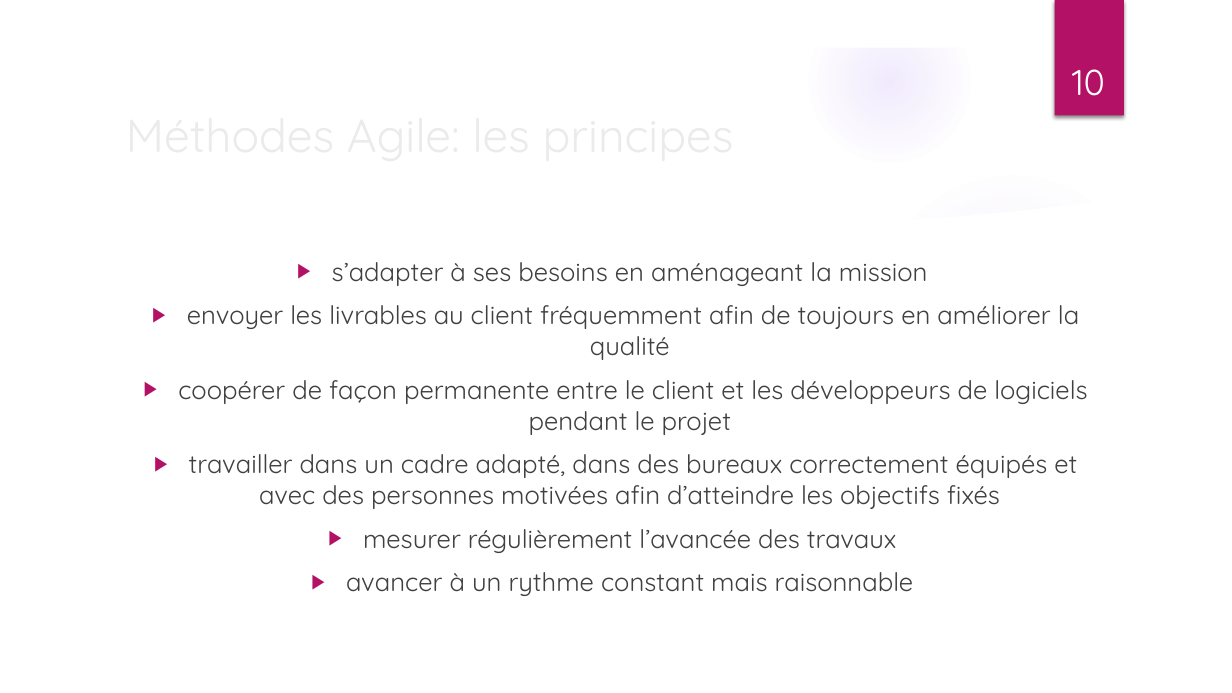
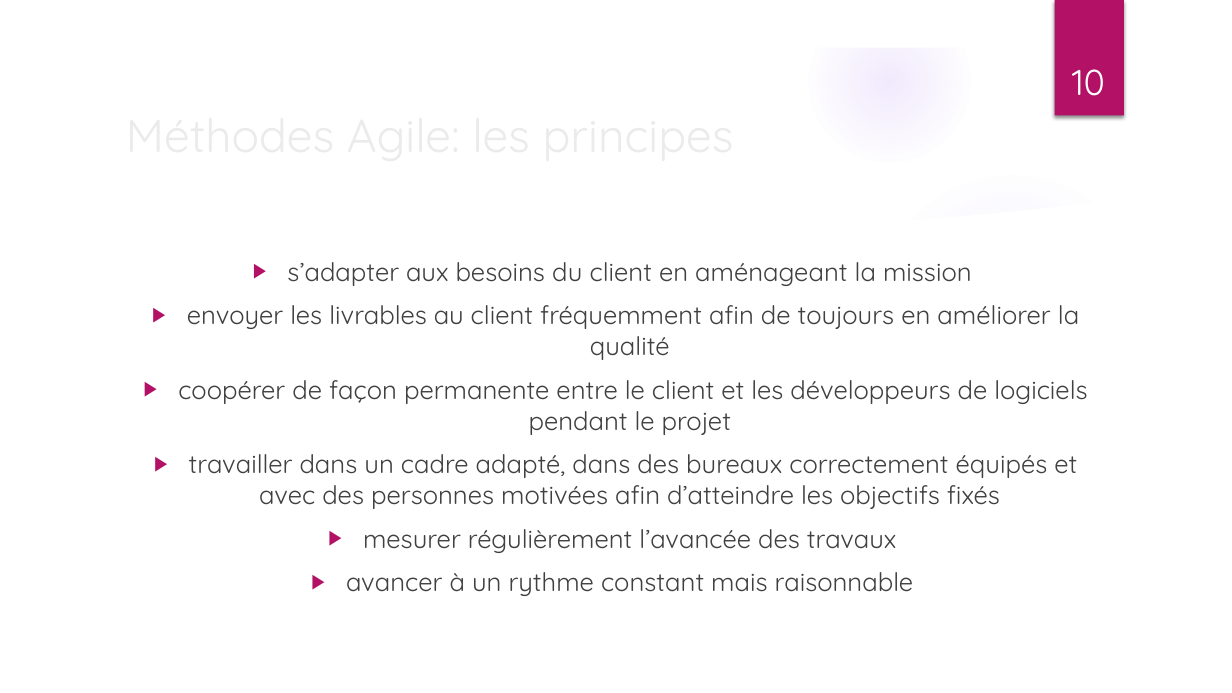
Before and after one commit to ThibaultDieudonne/Cadrage-d-un-projet-IA, a slide deck: slide 10 of Dieudonné_Thibault_5_presentation_072022.pptx. Drawn at 1232x693 pixels with LibreOffice and Linux fonts; fonts in the diff are those of the drawing; background and template pictures are left out. Boxes give left, top, right and bottom in pixels: in the first picture for what was removed or moved away, otherwise in the second. Text is boxed around its words. In the diff, an @@ line names an element or a change of style, - is before the commit and + after.

```diff
--- a/Dieudonné_Thibault_5_presentation_072022.pptx
+++ b/Dieudonné_Thibault_5_presentation_072022.pptx
@@ text at [287,262,972,286]: text changed @@
-▶ s’adapter à ses besoins en aménageant la mission
+▶ s’adapter aux besoins du client en aménageant la mission
```
Also in this commit, not shown: 5 other slides changed, 1 other file.
